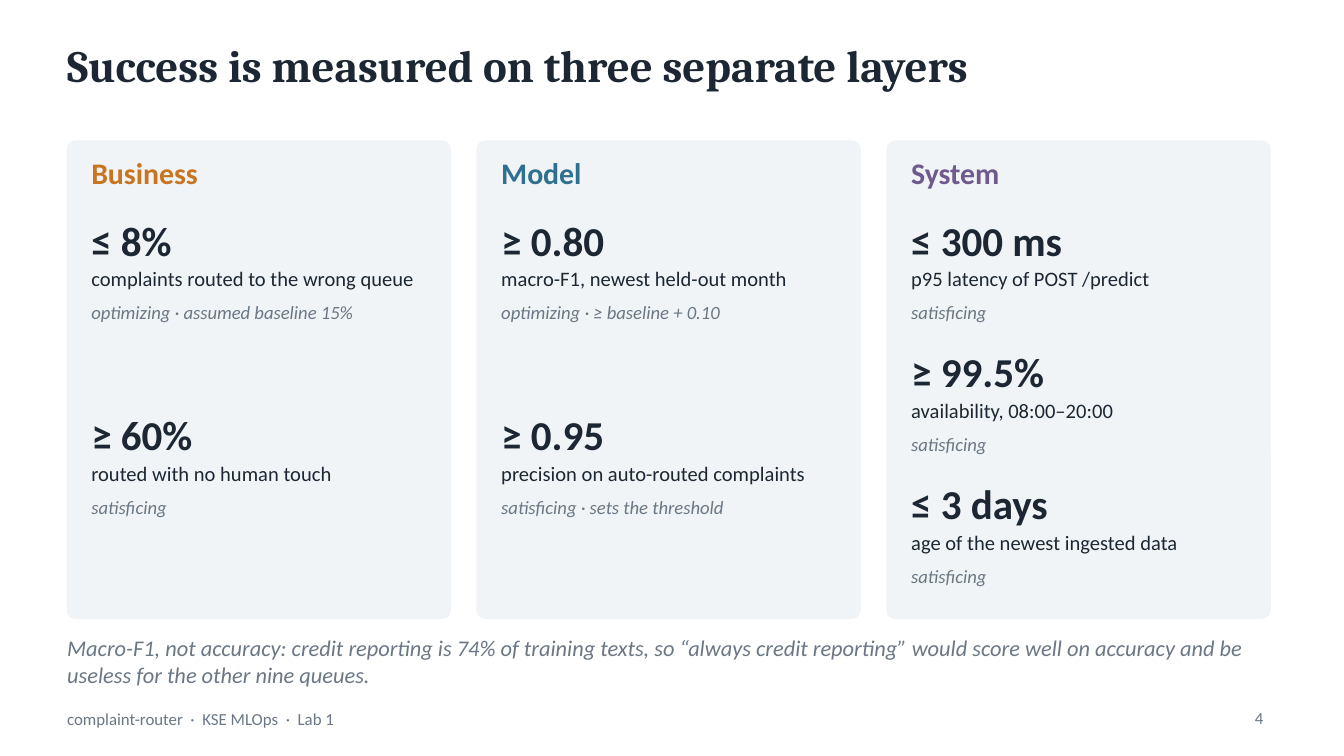
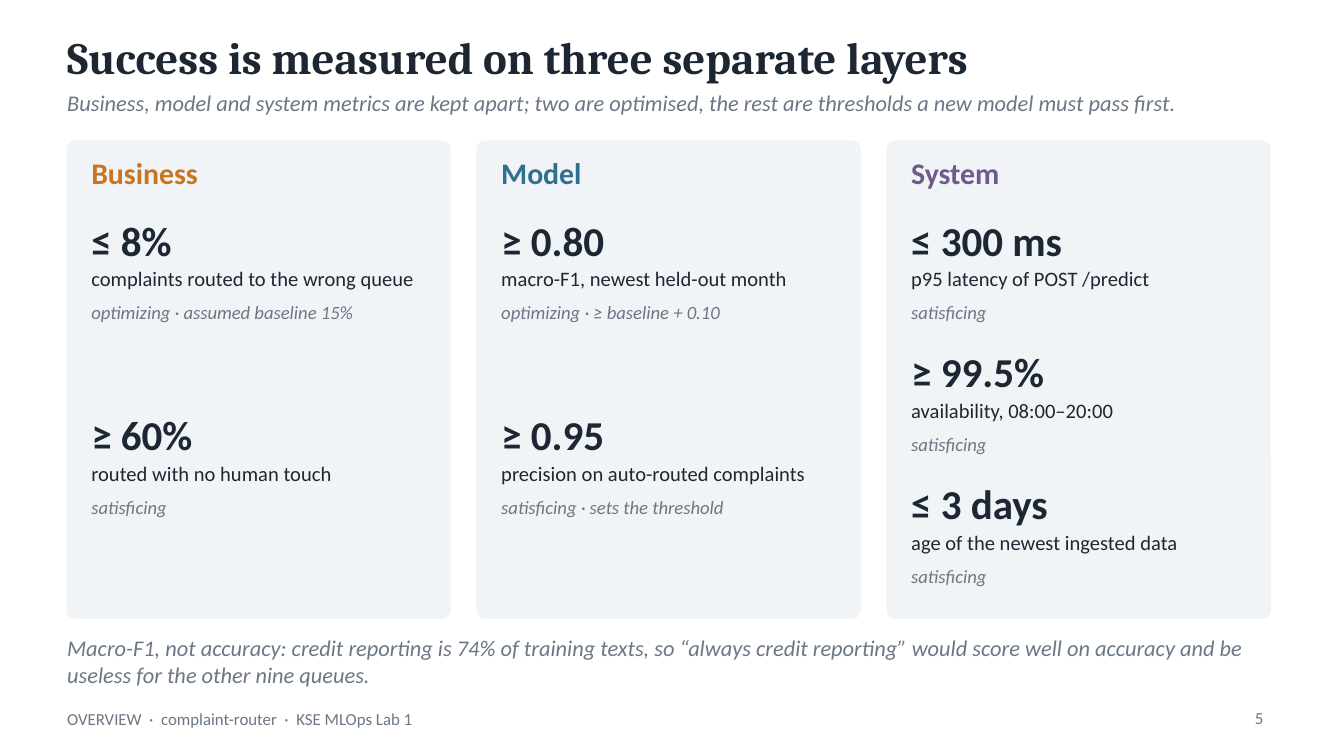
Before and after one commit to goodfrog33/kse-mlops-complaint-router, a slide deck: slide 5 of docs/presentation/complaint-router-lab1.pptx (slide 4 before the commit). Drawn at 1344x756 pixels with LibreOffice and Linux fonts; fonts in the diff are those of the drawing. Boxes give left, top, right and bottom in pixels: in the first picture for what was removed or moved away, otherwise in the second. Text is boxed around its words. In the diff, an @@ line names an element or a change of style, - is before the commit and + after.

```diff
--- a/docs/presentation/complaint-router-lab1.pptx
+++ b/docs/presentation/complaint-router-lab1.pptx
@@ title "Success is measured on three ...": place and size @@
-title "Success is measured on three ..." at bbox=[67, 51, 967, 92]
+title "Success is measured on three ..." at bbox=[67, 43, 967, 84]
@@ text added at bbox=[67, 95, 1175, 115], 12 pt, text #6B7785, italic @@
+Business, model and system metrics are kept apart; two are optimised, the rest are thresholds a new model must pass first.
@@ text at bbox=[67, 713, 413, 728]: text changed @@
-complaint-router · KSE MLOps · Lab 1
+OVERVIEW · complaint-router · KSE MLOps Lab 1
@@ page number at bbox=[1255, 713, 1264, 724]: text changed @@
-4
+5
```
Also in this commit, not shown: 19 other slides changed, 4 slides added, 4 slides removed, 1 other file.
